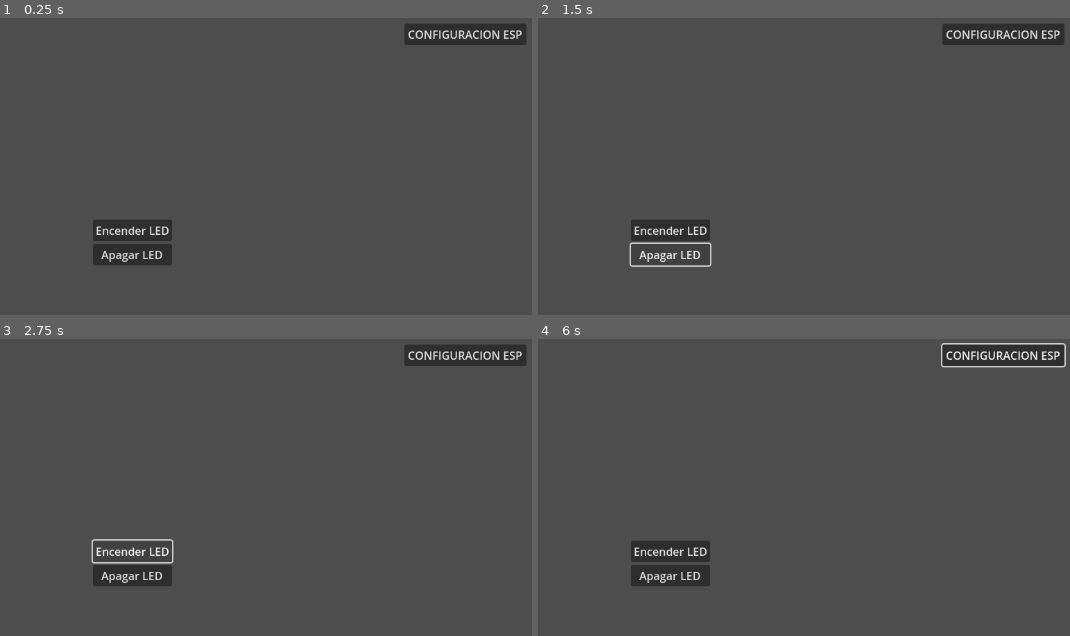
Above: before the commit, frames 1-4 (two rows, left to right).
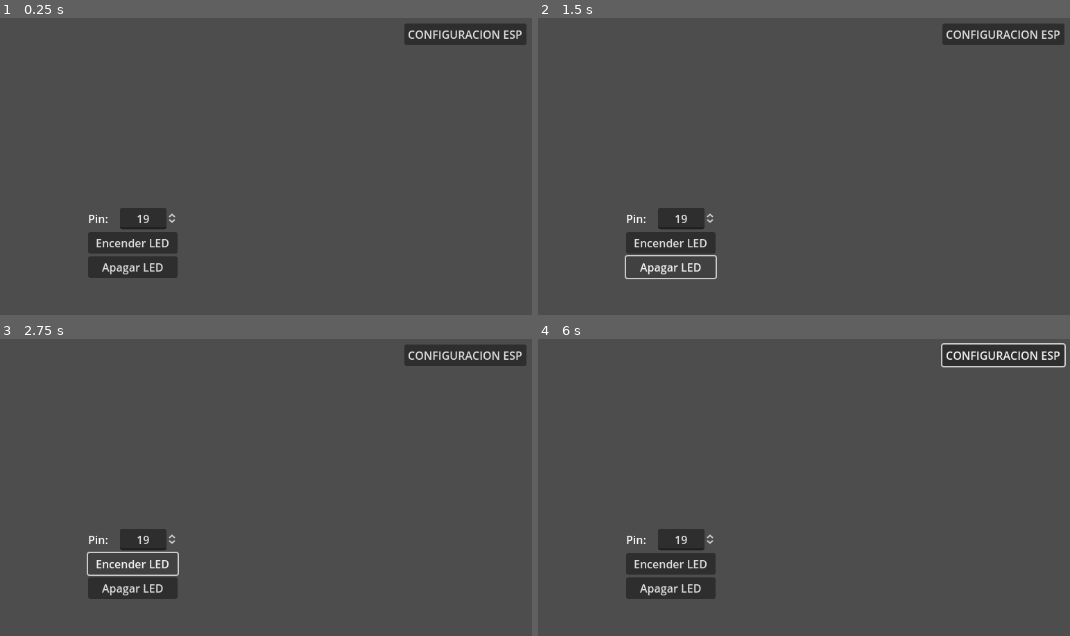
Above: after the commit, the same moments.

Repository: andresTapari/esp32_godot_comunication
Game: Godot game, scene res://scenes/Ejemplo1/Ejemplo1.tscn
The game is run twice, just before and just after one commit, with the same random seed, the same clock (stepped at 60 frames per second) and the same inputs. This scene is started directly instead of the project's main scene.
Inputs:
- Up to frame 1 (0.25 s): no input
- Up to frame 2 (1.5 s): click "Encender LED" at 0.5 s; click "Apagar LED" at 1.25 s
- Up to frame 3 (2.75 s): click "Encender LED" at 2 s
- Up to frame 4 (6 s): click "Apagar LED" at 2.75 s; click "Encender LED" at 3.5 s; click "Apagar LED" at 4.25 s; click "CONFIGURACION ESP" at 5 s; click "VOLVER" at 5.75 s

The runs differ from the first frame. In frame 1, 2.1% of the frame differs, in the area x 16-34%, y 63-88%; in frame 2, 1.7%; in frame 3, 2.1%; in frame 4, 2.1%.

Commit message:
update

Diff:
--- /dev/null
+++ b/godot_project/new_script.gd
@@ -0,0 +1,14 @@
+extends Node
+
+var puntaje = 0
+
+var mensaje = "Hola mundo"
+
+# Called when the node enters the scene tree for the first time.
+func _ready():
+	pass # Replace with function body.
+
+
+# Called every frame. 'delta' is the elapsed time since the previous frame.
+func _process(delta):
+	pass
--- a/godot_project/scenes/Ejemplo1/CanvasLayer.gd
+++ b/godot_project/scenes/Ejemplo1/CanvasLayer.gd
@@ -4,8 +4,8 @@
 
 # Esta función se ejecuta cuando se presiona el boton encender led
 func _on_button_encender_pressed():
-	esp32.digitalWrite(13,true)
+	esp32.digitalWrite(%SpinBoxPinNumber.get("value"),true)
 
 # Esta función se ejecuta cuando se presiona el boton apagar led
 func _on_button_apagar_pressed():
-	esp32.digitalWrite(13,false)
+	esp32.digitalWrite(%SpinBoxPinNumber.get("value"),false)
--- a/godot_project/scenes/Ejemplo1/Ejemplo1.tscn
+++ b/godot_project/scenes/Ejemplo1/Ejemplo1.tscn
@@ -23,6 +23,24 @@
 grow_horizontal = 2
 grow_vertical = 2
 
+[node name="HBoxContainer3" type="HBoxContainer" parent="CanvasLayer/VBoxContainer"]
+layout_mode = 2
+
+[node name="Label2" type="Label" parent="CanvasLayer/VBoxContainer/HBoxContainer3"]
+layout_mode = 2
+text = "Pin: "
+
+[node name="VSeparator" type="VSeparator" parent="CanvasLayer/VBoxContainer/HBoxContainer3"]
+modulate = Color(1, 1, 1, 0)
+layout_mode = 2
+size_flags_horizontal = 3
+
+[node name="SpinBoxPinNumber" type="SpinBox" parent="CanvasLayer/VBoxContainer/HBoxContainer3"]
+unique_name_in_owner = true
+layout_mode = 2
+value = 19.0
+alignment = 1
+
 [node name="ButtonEncender" type="Button" parent="CanvasLayer/VBoxContainer"]
 layout_mode = 2
 text = "Encender LED"
--- a/godot_project/scenes/Ejemplo2/Ejemplo2.tscn
+++ b/godot_project/scenes/Ejemplo2/Ejemplo2.tscn
@@ -40,7 +40,7 @@
 [node name="SpinBoxPinRightMotor" type="SpinBox" parent="CanvasLayer/VBoxContainer/HBoxContainer3"]
 unique_name_in_owner = true
 layout_mode = 2
-value = 12.0
+value = 19.0
 alignment = 1
 
 [node name="CheckBoxInvertRightMotor" type="CheckBox" parent="CanvasLayer/VBoxContainer/HBoxContainer3"]
@@ -86,7 +86,7 @@
 [node name="SpinBoxPinLeftMotor" type="SpinBox" parent="CanvasLayer/VBoxContainer/VBoxContainer2/HBoxContainer3"]
 unique_name_in_owner = true
 layout_mode = 2
-value = 5.0
+value = 23.0
 alignment = 1
 
 [node name="CheckBoxInvertLeftMotor" type="CheckBox" parent="CanvasLayer/VBoxContainer/VBoxContainer2/HBoxContainer3"]
Not shown, changed: esp32_firmware/definitions.h
Not shown, changed: esp32_firmware/esp32_firmware.ino
